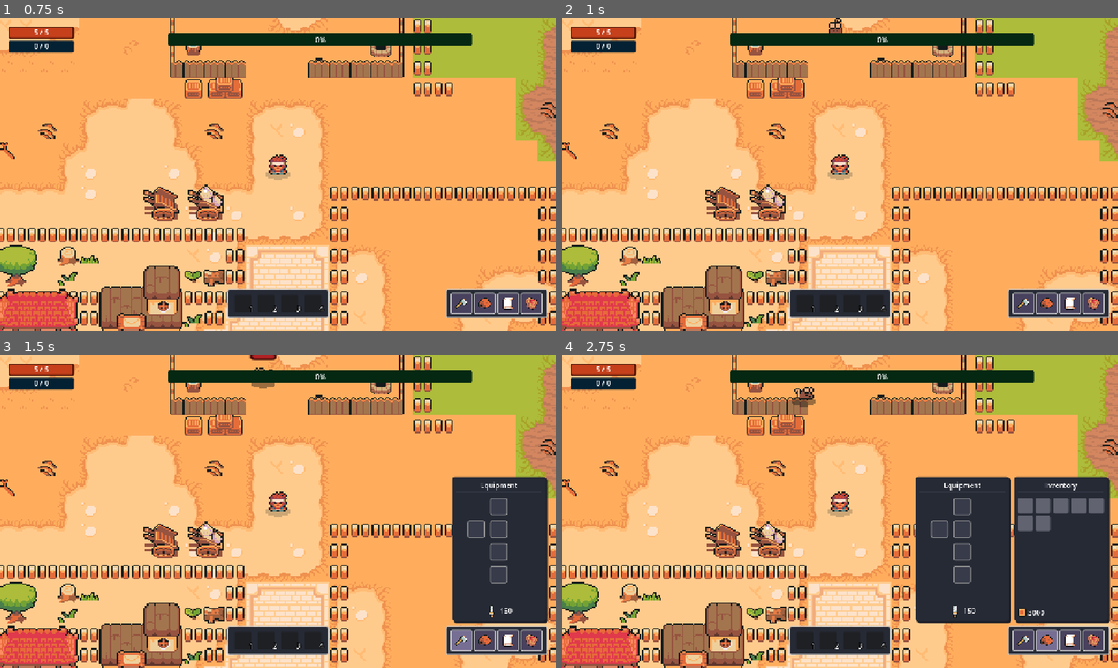
Above: before the commit, frames 1-4 (two rows, left to right).
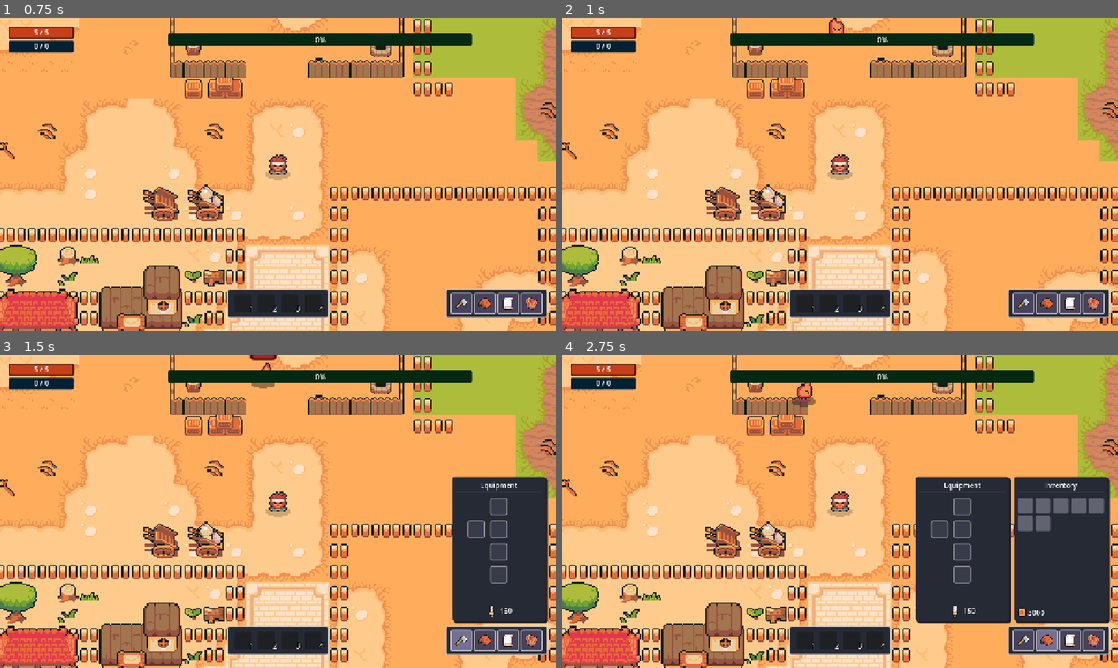
Above: after the commit, the same moments.

Repository: ArtemisSoftware/hunter-world
Game: Godot game, scene res://world/town/town.tscn
The game is run twice, just before and just after one commit, with the same random seed, the same clock (stepped at 60 frames per second) and the same inputs. The project has no main scene, so this scene is started directly.
Inputs (mouse positions are in pixels of both pictures, inside the frame that each line leads up to):
- Up to frame 1 (0.75 s): click "1" at 0.5 s
- Up to frame 2 (1 s): no input
- Up to frame 3 (1.5 s): click (461, 639) at 1.25 s
- Up to frame 4 (2.75 s): click (1045, 639) at 2 s

Frame 1 is identical in both runs. In frame 2, 0.1% of the frame differs, in the area x 48-51%, y 0-5%; in frame 3, less than 0.1%; in frame 4, 0.2%, in the area x 41-46%, y 8-15%.

Commit message:
More skills

Diff:
--- a/data/item/item_res.gd
+++ b/data/item/item_res.gd
@@ -18,5 +18,13 @@
 	NUT_FOOD,
 	MEAT_FOOD,
 	HONEY_FOOD,
-	SHURIKEN
+	SKILL_SHURIKEN,
+	SKILL_ICE,
+	SKILL_KUNAI,
+	SKILL_ORB_PLANT,
+	SKILL_ROCK_SPIKE,
+	SKILL_THUNDER,
+	SKILL_WATER_CANON,
+	SKILL_WATER_SPLASH,
+	SKILL_MAGIC_WEAPON
 }
--- /dev/null
+++ b/entities/enemies/common/enemy_spirit.tscn
@@ -0,0 +1,161 @@
+[gd_scene format=3 uid="uid://diq6bj8dow4s4"]
+
+[ext_resource type="PackedScene" uid="uid://b0hy4plcpxr78" path="res://entities/enemies/enemy.tscn" id="1_isl34"]
+[ext_resource type="Resource" uid="uid://c6l7p4oog15dn" path="res://entities/enemies/common/enemy_spirit_stat.tres" id="2_tmc65"]
+[ext_resource type="Script" uid="uid://blwhkcsxgpi2m" path="res://core/components/resources/loot_res.gd" id="3_ijbsw"]
+[ext_resource type="Resource" uid="uid://1xxljq10oi2u" path="res://data/potions/mp_potion.tres" id="4_mk34f"]
+[ext_resource type="Texture2D" uid="uid://cggjjnmhe27ix" path="res://entities/enemies/sprites/SpriteSheet.png" id="5_fv8gp"]
+
+[sub_resource type="Resource" id="Resource_snpl8"]
+script = ExtResource("3_ijbsw")
+item = ExtResource("4_mk34f")
+amount = 2
+metadata/_custom_type_script = "uid://blwhkcsxgpi2m"
+
+[sub_resource type="AtlasTexture" id="AtlasTexture_obyue"]
+atlas = ExtResource("5_fv8gp")
+region = Rect2(0, 0, 16, 16)
+
+[sub_resource type="AtlasTexture" id="AtlasTexture_4u5sn"]
+atlas = ExtResource("5_fv8gp")
+region = Rect2(0, 16, 16, 16)
+
+[sub_resource type="AtlasTexture" id="AtlasTexture_4f6el"]
+atlas = ExtResource("5_fv8gp")
+region = Rect2(0, 32, 16, 16)
+
+[sub_resource type="AtlasTexture" id="AtlasTexture_j7e6d"]
+atlas = ExtResource("5_fv8gp")
+region = Rect2(0, 48, 16, 16)
+
+[sub_resource type="AtlasTexture" id="AtlasTexture_wsamo"]
+atlas = ExtResource("5_fv8gp")
+region = Rect2(32, 0, 16, 16)
+
+[sub_resource type="AtlasTexture" id="AtlasTexture_osga8"]
+atlas = ExtResource("5_fv8gp")
+region = Rect2(32, 16, 16, 16)
+
+[sub_resource type="AtlasTexture" id="AtlasTexture_1f3n1"]
+atlas = ExtResource("5_fv8gp")
+region = Rect2(32, 32, 16, 16)
+
+[sub_resource type="AtlasTexture" id="AtlasTexture_qyuu8"]
+atlas = ExtResource("5_fv8gp")
+region = Rect2(32, 48, 16, 16)
+
+[sub_resource type="AtlasTexture" id="AtlasTexture_a38h8"]
+atlas = ExtResource("5_fv8gp")
+region = Rect2(48, 0, 16, 16)
+
+[sub_resource type="AtlasTexture" id="AtlasTexture_e6ffw"]
+atlas = ExtResource("5_fv8gp")
+region = Rect2(48, 16, 16, 16)
+
+[sub_resource type="AtlasTexture" id="AtlasTexture_dxke3"]
+atlas = ExtResource("5_fv8gp")
+region = Rect2(48, 32, 16, 16)
+
+[sub_resource type="AtlasTexture" id="AtlasTexture_jlmk7"]
+atlas = ExtResource("5_fv8gp")
+region = Rect2(48, 48, 16, 16)
+
+[sub_resource type="AtlasTexture" id="AtlasTexture_8fd0o"]
+atlas = ExtResource("5_fv8gp")
+region = Rect2(16, 0, 16, 16)
+
+[sub_resource type="AtlasTexture" id="AtlasTexture_vs68s"]
+atlas = ExtResource("5_fv8gp")
+region = Rect2(16, 16, 16, 16)
+
+[sub_resource type="AtlasTexture" id="AtlasTexture_85ywb"]
+atlas = ExtResource("5_fv8gp")
+region = Rect2(16, 32, 16, 16)
+
+[sub_resource type="AtlasTexture" id="AtlasTexture_hyumb"]
+atlas = ExtResource("5_fv8gp")
+region = Rect2(16, 48, 16, 16)
+
+[sub_resource type="SpriteFrames" id="SpriteFrames_11qp2"]
+animations = [{
+"frames": [{
+"duration": 1.0,
+"texture": SubResource("AtlasTexture_obyue")
+}, {
+"duration": 1.0,
+"texture": SubResource("AtlasTexture_4u5sn")
+}, {
+"duration": 1.0,
+"texture": SubResource("AtlasTexture_4f6el")
+}, {
+"duration": 1.0,
+"texture": SubResource("AtlasTexture_j7e6d")
+}],
+"loop": true,
+"name": &"move_down",
+"speed": 6.0
+}, {
+"frames": [{
+"duration": 1.0,
+"texture": SubResource("AtlasTexture_wsamo")
+}, {
+"duration": 1.0,
+"texture": SubResource("AtlasTexture_osga8")
+}, {
+"duration": 1.0,
+"texture": SubResource("AtlasTexture_1f3n1")
+}, {
+"duration": 1.0,
+"texture": SubResource("AtlasTexture_qyuu8")
+}],
+"loop": true,
+"name": &"move_left",
+"speed": 6.0
+}, {
+"frames": [{
+"duration": 1.0,
+"texture": SubResource("AtlasTexture_a38h8")
+}, {
+"duration": 1.0,
+"texture": SubResource("AtlasTexture_e6ffw")
+}, {
+"duration": 1.0,
+"texture": SubResource("AtlasTexture_dxke3")
+}, {
+"duration": 1.0,
+"texture": SubResource("AtlasTexture_jlmk7")
+}],
+"loop": true,
+"name": &"move_right",
+"speed": 6.0
+}, {
+"frames": [{
+"duration": 1.0,
+"texture": SubResource("AtlasTexture_8fd0o")
+}, {
+"duration": 1.0,
+"texture": SubResource("AtlasTexture_vs68s")
+}, {
+"duration": 1.0,
+"texture": SubResource("AtlasTexture_85ywb")
+}, {
+"duration": 1.0,
+"texture": SubResource("AtlasTexture_hyumb")
+}],
+"loop": true,
+"name": &"move_up",
+"speed": 6.0
+}]
+
+[node name="EnemySpirit" unique_id=1364082049 instance=ExtResource("1_isl34")]
+stats = ExtResource("2_tmc65")
+loot = Array[ExtResource("3_ijbsw")]([SubResource("Resource_snpl8")])
+
+[node name="AnimatedSprite2D" parent="." index="1" unique_id=1960626604]
+sprite_frames = SubResource("SpriteFrames_11qp2")
+animation = &"move_up"
+autoplay = ""
+
+[node name="Follow" parent="FSM" parent_id_path=PackedInt32Array(256102731) index="1" unique_id=432587264]
+max_move_speed = 100.0
+stop_distance = 10.0
--- /dev/null
+++ b/entities/enemies/common/enemy_spirit_stat.tres
@@ -0,0 +1,10 @@
+[gd_resource type="Resource" script_class="EnemyStatsRes" format=3 uid="uid://c6l7p4oog15dn"]
+
+[ext_resource type="Script" uid="uid://qpx0w8nfyn72" path="res://core/components/resources/enemy_stats_res.gd" id="1_jx1pe"]
+
+[resource]
+script = ExtResource("1_jx1pe")
+damage = 8.0
+max_health = 25.0
+exp_amount = 20.0
+metadata/_custom_type_script = "uid://qpx0w8nfyn72"
--- /dev/null
+++ b/entities/player/skills/skill_ice.tres
@@ -0,0 +1,14 @@
+[gd_resource type="Resource" script_class="SkillRes" format=3 uid="uid://d36u00uhyiyyy"]
+
+[ext_resource type="Texture2D" uid="uid://ci2c52aogaouv" path="res://entities/player/skills/sprites/Snow.png" id="1_71qfb"]
+[ext_resource type="Script" uid="uid://cee5yi6ic0b6w" path="res://entities/player/skills/skill_res.gd" id="2_bjyam"]
+
+[resource]
+script = ExtResource("2_bjyam")
+mana_cost = 1.2
+base_damage = 1.8
+id = 12
+icon = ExtResource("1_71qfb")
+name = "Ice"
+description = "Shoots ice spikes"
+metadata/_custom_type_script = "uid://cee5yi6ic0b6w"
--- /dev/null
+++ b/entities/player/skills/skill_kunai.tres
@@ -0,0 +1,15 @@
+[gd_resource type="Resource" script_class="SkillRes" format=3 uid="uid://ckx7k3l03c6ua"]
+
+[ext_resource type="Texture2D" uid="uid://8p0yhorfah6i" path="res://entities/player/skills/sprites/Kunai.png" id="1_1w0cn"]
+[ext_resource type="Script" uid="uid://cee5yi6ic0b6w" path="res://entities/player/skills/skill_res.gd" id="2_ljwjq"]
+
+[resource]
+script = ExtResource("2_ljwjq")
+mana_cost = 1.5
+base_damage = 2.5
+id = 13
+icon = ExtResource("1_1w0cn")
+name = "Shuriken Kunai"
+description = "Throws a fast kunai forward"
+price = 10
+metadata/_custom_type_script = "uid://cee5yi6ic0b6w"
--- /dev/null
+++ b/entities/player/skills/skill_magic_weapon.tres
@@ -0,0 +1,14 @@
+[gd_resource type="Resource" script_class="SkillRes" format=3 uid="uid://bh3u2mlw5j6dg"]
+
+[ext_resource type="Texture2D" uid="uid://bmxhewwqcgx4a" path="res://entities/player/skills/sprites/MagicWeapon.png" id="1_f5wow"]
+[ext_resource type="Script" uid="uid://cee5yi6ic0b6w" path="res://entities/player/skills/skill_res.gd" id="2_k5ubl"]
+
+[resource]
+script = ExtResource("2_k5ubl")
+mana_cost = 2.0
+id = 19
+icon = ExtResource("1_f5wow")
+name = "Magic weapon"
+description = "Increase attack damage"
+price = 300
+metadata/_custom_type_script = "uid://cee5yi6ic0b6w"
--- /dev/null
+++ b/entities/player/skills/skill_orb_plant_.tres
@@ -0,0 +1,15 @@
+[gd_resource type="Resource" script_class="SkillRes" format=3 uid="uid://dw72xfh3630rv"]
+
+[ext_resource type="Texture2D" uid="uid://dp7weh54fvkoa" path="res://entities/player/skills/sprites/OrbPlant.png" id="1_8whhx"]
+[ext_resource type="Script" uid="uid://cee5yi6ic0b6w" path="res://entities/player/skills/skill_res.gd" id="2_xm8of"]
+
+[resource]
+script = ExtResource("2_xm8of")
+mana_cost = 1.35
+base_damage = 2.0
+id = 14
+icon = ExtResource("1_8whhx")
+name = "Orb plant"
+description = "Summons a plant slash"
+price = 100
+metadata/_custom_type_script = "uid://cee5yi6ic0b6w"
--- /dev/null
+++ b/entities/player/skills/skill_rock_spike.tres
@@ -0,0 +1,15 @@
+[gd_resource type="Resource" script_class="SkillRes" format=3 uid="uid://cixvw71cijr3f"]
+
+[ext_resource type="Texture2D" uid="uid://dp7weh54fvkoa" path="res://entities/player/skills/sprites/OrbPlant.png" id="1_3mxkh"]
+[ext_resource type="Script" uid="uid://cee5yi6ic0b6w" path="res://entities/player/skills/skill_res.gd" id="2_1sijt"]
+
+[resource]
+script = ExtResource("2_1sijt")
+mana_cost = 3.5
+base_damage = 3.0
+id = 15
+icon = ExtResource("1_3mxkh")
+name = "Rock Spike"
+description = "Spikes rise from the ground"
+price = 200
+metadata/_custom_type_script = "uid://cee5yi6ic0b6w"
--- a/entities/player/skills/skill_shuriken.tres
+++ b/entities/player/skills/skill_shuriken.tres
@@ -9,6 +9,6 @@
 base_damage = 3.0
 id = 11
 icon = ExtResource("1_ges8k")
-name = "Shuriken Skill"
+name = "Shuriken"
 description = "Throws spinning shu"
 metadata/_custom_type_script = "uid://cee5yi6ic0b6w"
--- /dev/null
+++ b/entities/player/skills/skill_thunder.tres
@@ -0,0 +1,15 @@
+[gd_resource type="Resource" script_class="SkillRes" format=3 uid="uid://wit85ecmas8n"]
+
+[ext_resource type="Texture2D" uid="uid://b0l7y2ofqkfey" path="res://entities/player/skills/sprites/BookThunder.png" id="1_44dgs"]
+[ext_resource type="Script" uid="uid://cee5yi6ic0b6w" path="res://entities/player/skills/skill_res.gd" id="2_vm70w"]
+
+[resource]
+script = ExtResource("2_vm70w")
+mana_cost = 3.0
+base_damage = 2.6
+id = 16
+icon = ExtResource("1_44dgs")
+name = "Thunder"
+description = "Calls lightining to strike enemies"
+price = 145
+metadata/_custom_type_script = "uid://cee5yi6ic0b6w"
--- /dev/null
+++ b/entities/player/skills/skill_water_cannon.tres
@@ -0,0 +1,15 @@
+[gd_resource type="Resource" script_class="SkillRes" format=3 uid="uid://bbg8op5e56wwx"]
+
+[ext_resource type="Texture2D" uid="uid://dowv8pln36th7" path="res://entities/player/skills/sprites/WaterCanon.png" id="1_4jsb1"]
+[ext_resource type="Script" uid="uid://cee5yi6ic0b6w" path="res://entities/player/skills/skill_res.gd" id="2_0eu5k"]
+
+[resource]
+script = ExtResource("2_0eu5k")
+mana_cost = 3.0
+base_damage = 2.4
+id = 17
+icon = ExtResource("1_4jsb1")
+name = "Water canon"
+description = "Creates a water cannon"
+price = 90
+metadata/_custom_type_script = "uid://cee5yi6ic0b6w"
--- /dev/null
+++ b/entities/player/skills/skill_water_splash.tres
@@ -0,0 +1,15 @@
+[gd_resource type="Resource" script_class="SkillRes" format=3 uid="uid://dqgq2cmnv0ltk"]
+
+[ext_resource type="Texture2D" uid="uid://cxqy5vq2cg131" path="res://entities/player/skills/sprites/OrbWater.png" id="1_o7dxn"]
+[ext_resource type="Script" uid="uid://cee5yi6ic0b6w" path="res://entities/player/skills/skill_res.gd" id="2_hpm7b"]
+
+[resource]
+script = ExtResource("2_hpm7b")
+mana_cost = 1.5
+base_damage = 2.0
+id = 18
+icon = ExtResource("1_o7dxn")
+name = "Water splash"
+description = "Releases a splash of water"
+price = 50
+metadata/_custom_type_script = "uid://cee5yi6ic0b6w"
--- a/world/town/enemyzones/town_enemy_zone_wild.tscn
+++ b/world/town/enemyzones/town_enemy_zone_wild.tscn
@@ -6,3 +6,6 @@
 [node name="TownEnemyZoneWild" unique_id=1384719465 instance=ExtResource("1_kmq5b")]
 enemy_scene = ExtResource("2_m6xjh")
 max_enemies = 8
+
+[node name="CollisionShape2D" parent="." index="0" unique_id=1593780901]
+position = Vector2(18.25, -27.125)
--- a/world/town/town.tscn
+++ b/world/town/town.tscn
@@ -20,6 +20,7 @@
 [ext_resource type="Resource" uid="uid://yavrt1hmjo30" path="res://data/equipment/weapon_common.tres" id="18_pm63g"]
 [ext_resource type="PackedScene" uid="uid://cpfcopxkll4il" path="res://world/town/enemyzones/town_enemy_zone_1.tscn" id="19_n3h5c"]
 [ext_resource type="PackedScene" uid="uid://drbcbsbfsukb7" path="res://world/town/enemyzones/town_enemy_zone_wild.tscn" id="20_pm63g"]
+[ext_resource type="PackedScene" uid="uid://diq6bj8dow4s4" path="res://entities/enemies/common/enemy_spirit.tscn" id="21_pm63g"]
 
 [sub_resource type="TileSetAtlasSource" id="TileSetAtlasSource_mxda2"]
 texture = ExtResource("1_j8u2a")
@@ -3621,6 +3622,12 @@
 [node name="TownEnemyZoneWild" parent="EnemyZones" unique_id=807781979 instance=ExtResource("20_pm63g")]
 position = Vector2(1236, 50)
 
+[node name="TownEnemyZoneWild2" parent="EnemyZones" unique_id=1052140823 instance=ExtResource("20_pm63g")]
+position = Vector2(1042, 86)
+enemy_scene = ExtResource("21_pm63g")
+spawn_rate = 10.0
+max_enemies = 1
+
 [node name="Marker2D" type="Marker2D" parent="." unique_id=129139763]
 position = Vector2(713, 122)
 
Binary file changed: entities/enemies/sprites/SpriteSheet.png
Binary file added: entities/player/skills/sprites/BookThunder.png
Not shown, added: entities/player/skills/sprites/BookThunder.png.import
Binary file added: entities/player/skills/sprites/Kunai.png
Not shown, added: entities/player/skills/sprites/Kunai.png.import
Binary file added: entities/player/skills/sprites/MagicWeapon.png
Not shown, added: entities/player/skills/sprites/MagicWeapon.png.import
Binary file added: entities/player/skills/sprites/OrbPlant.png
Not shown, added: entities/player/skills/sprites/OrbPlant.png.import
Binary file added: entities/player/skills/sprites/OrbWater.png
Not shown, added: entities/player/skills/sprites/OrbWater.png.import
Binary file added: entities/player/skills/sprites/Snow.png
(and 3 more such lines)
